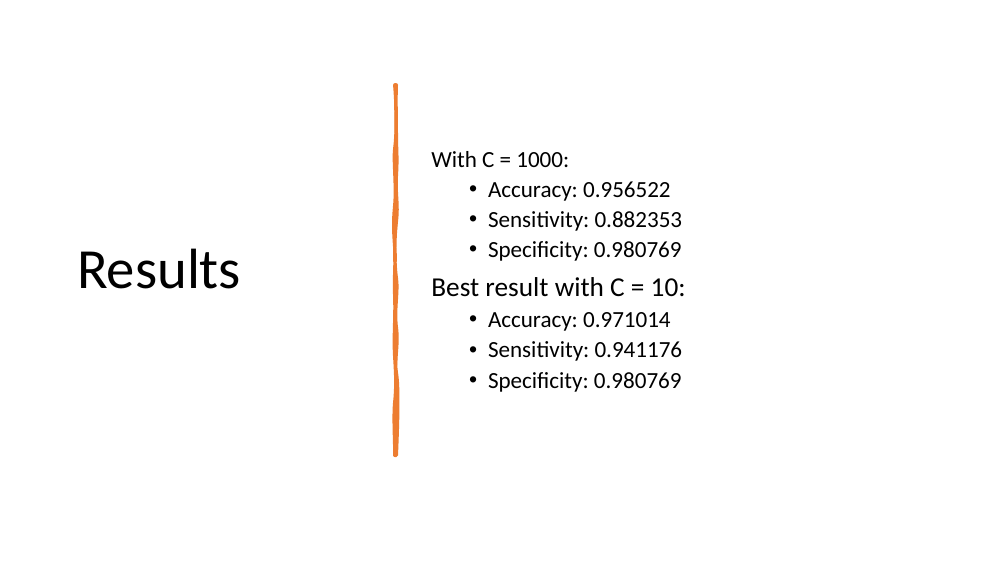
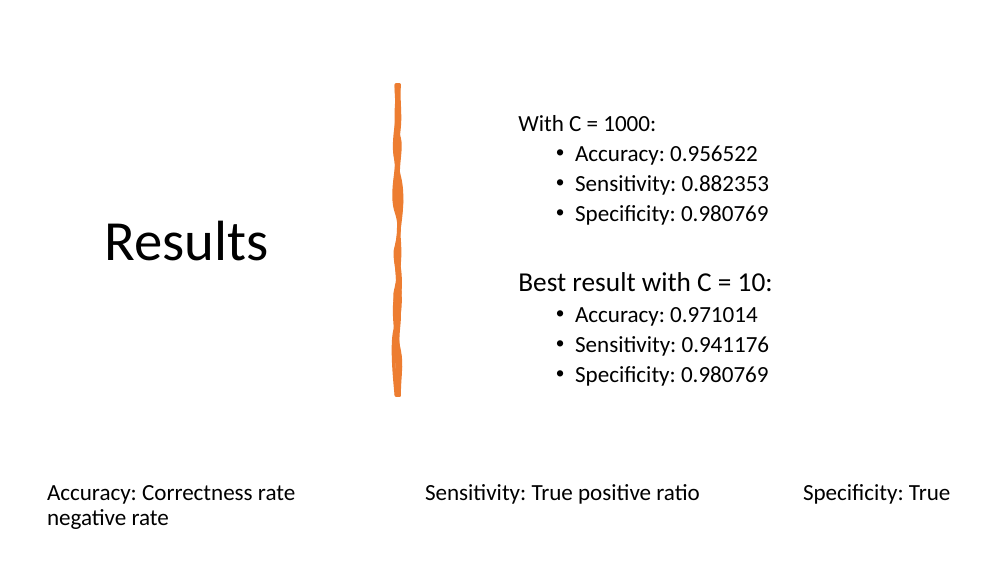
Before and after one commit to bidlekm/Optimization_2, a slide deck: slide 7 of presentation.pptx (slide 5 before the commit). Drawn at 1008x567 pixels with LibreOffice and Linux fonts; fonts in the diff are those of the drawing. Boxes give left, top, right and bottom in pixels: in the first picture for what was removed or moved away, otherwise in the second. Text is boxed around its words. In the diff, an @@ line names an element or a change of style, - is before the commit and + after.

Commit message:
Presentation finished

```diff
--- a/presentation.pptx
+++ b/presentation.pptx
@@ title "Results": place and size @@
-title "Results" at (77, 248, 241, 289)
+title "Results" at (105, 220, 269, 261)
@@ text "With C = 1000:": place and size @@
-text "With C = 1000:" at (431, 151, 686, 392)
+text "With C = 1000:" at (518, 115, 773, 386)
@@ freeform shape at (396, 85, 399, 395): rotation 90 to 270 degrees; outline redrawn @@
@@ text at (518, 115, 770, 386): less space between paragraphs @@
@@ text added at (47, 484, 950, 525), 22 pt, text #000000 @@
+Accuracy: Correctness rate Sensitivity: True positive ratio Specificity: True negative rate
```
Also in this commit, not shown: 3 other slides changed, 3 slides added, 1 slide removed.
